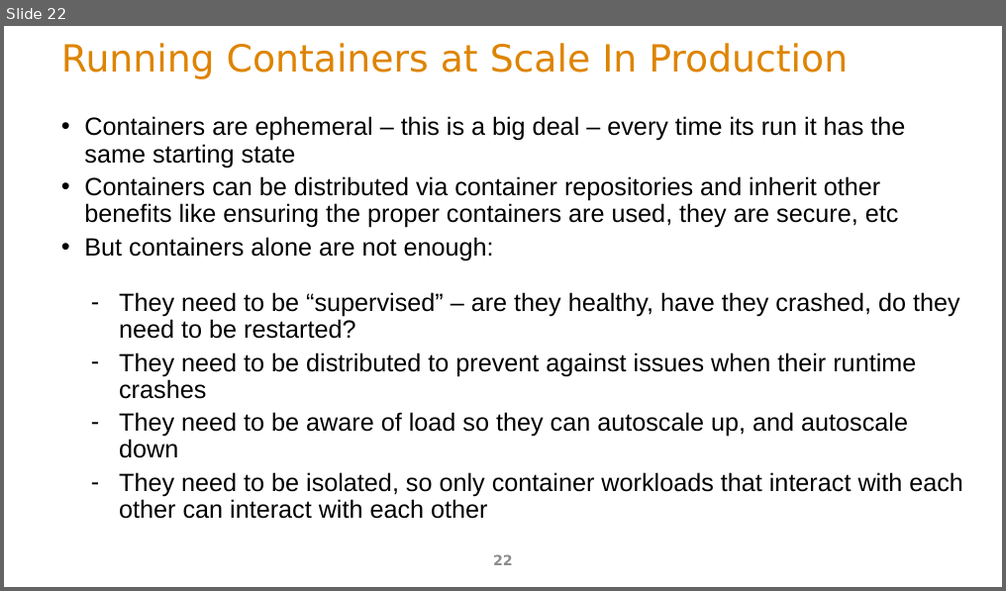
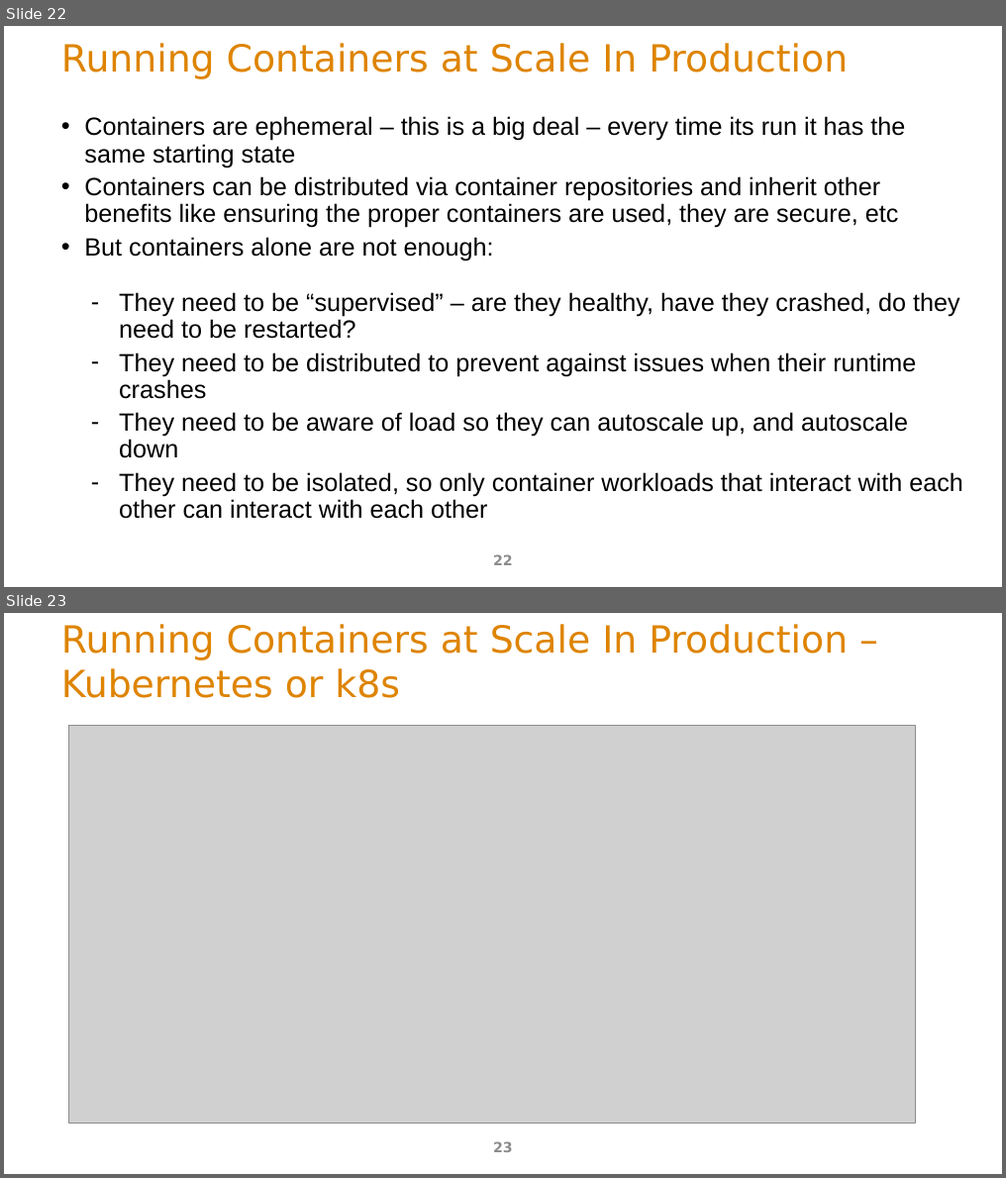
Before and after one commit to ArchitectingSoftware/SE577-SoftwareArchitecture, a slide deck: lectures/m7LinuxDockerK8sArchitecture.pptx. Shown one above the other, each under a label of ours: slide 22 before the commit, slides 22 and 23 after it. The pictures are 1006x591 and 1006x1178 pixels, drawn with LibreOffice and Linux fonts; fonts in the diff are those of the drawing; grey boxes stand for pictures. Boxes give left, top, right and bottom in pixels: in the first picture for what was removed or moved away, otherwise in the second. Text is boxed around its words. In the diff, an @@ line names an element or a change of style, - is before the commit and + after.

```diff
--- a/lectures/m7LinuxDockerK8sArchitecture.pptx
+++ b/lectures/m7LinuxDockerK8sArchitecture.pptx
@@ slide 23 added at (4, 613, 1002, 1174), background #FFFFFF @@
@@ title added at (61, 624, 847, 698), 36 pt, text #DE8400 @@
+Running Containers at Scale In Production –
+Kubernetes or k8s
@@ picture added at (68, 725, 915, 1124) @@
@@ page number added at (493, 1142, 513, 1153), 13.5 pt, text #8C8C8C @@
+23
```
Also in this commit, not shown: 3 other slides added, 1 other file.
